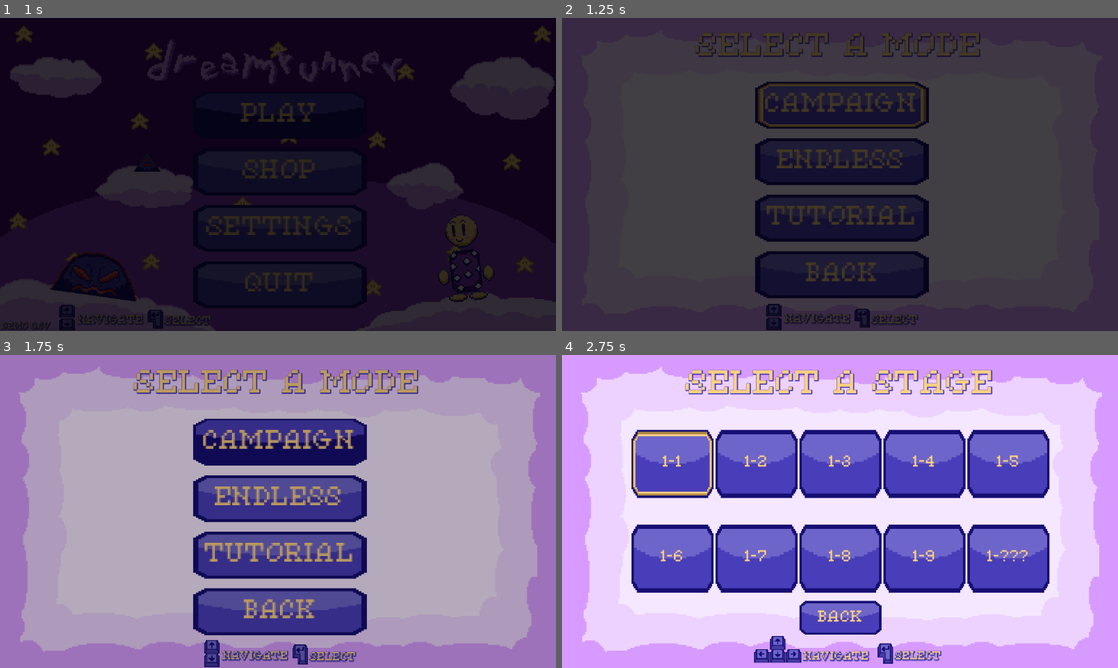
Above: before the commit, frames 1-4 (two rows, left to right).
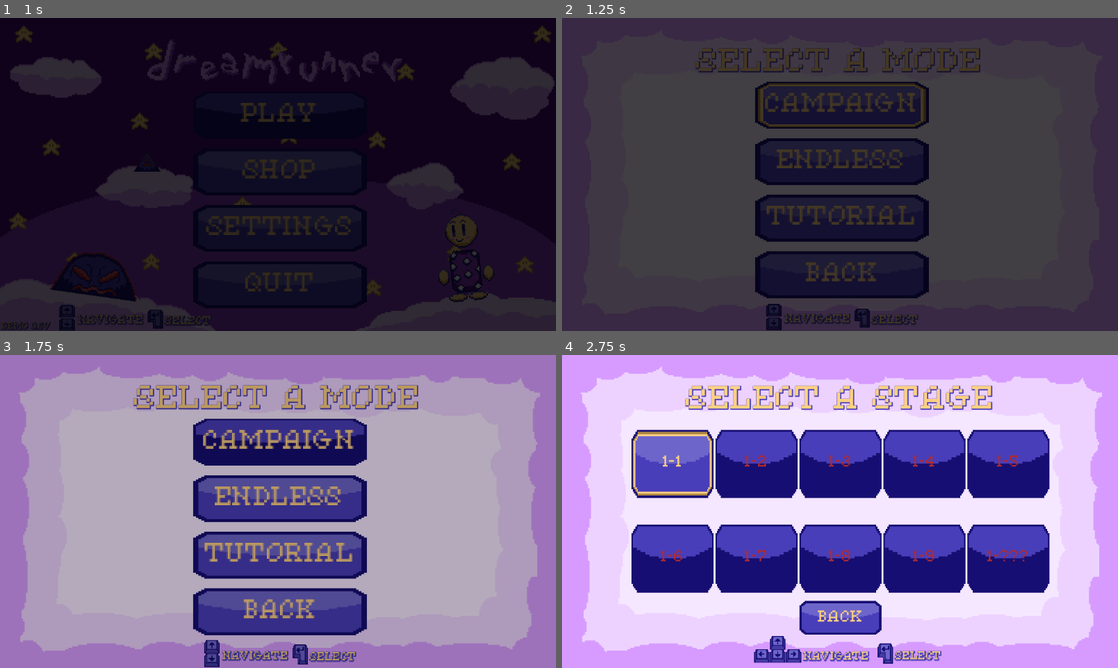
Above: after the commit, the same moments.

Repository: jacio-m/DreamRunner
Game: Godot game, scene res://HUD/main_menu.tscn
Same seed, same stepped clock (60 frames per second), same inputs: the game is played once before the commit and once after it. Sound files missing from this copy of the repository are replaced by a short silence.
Inputs:
- Up to frame 1 (1 s): tap Enter (ui_accept) at 0.5, 0.77 s; hold Right (ui_right) from 0.53 s (still down)
- Up to frame 2 (1.25 s): keep holding Right (ui_right)
- Up to frame 3 (1.75 s): keep holding Right (ui_right); tap Enter (ui_accept) at 1.52 s
- Up to frame 4 (2.75 s): release Right (ui_right) at 2.03 s; hold Left (ui_left) from 2.03 s (still down)

Frame 1 is identical in both runs. In frame 2, 2.8% of the frame differs, in the area x 24-76%, y 4-18%; in frame 3, 3.6%; in frame 4, 29%, in the area x 12-88%, y 4-75%.

Commit message:
Added Enable/Lock Stage Functions
Implemented a function that disables all stage buttons initially. Then, another function checks the game data to verify if the previous stage was cleared, enabling the next one accordingly.

Diff:
--- a/HUD/mode_select.tscn
+++ b/HUD/mode_select.tscn
@@ -87,9 +87,9 @@
 anchor_left = 0.5
 anchor_right = 0.5
 offset_left = -299.0
-offset_top = 31.0
+offset_top = 63.0
 offset_right = 294.0
-offset_bottom = 314.0
+offset_bottom = 346.0
 grow_horizontal = 2
 theme_override_colors/font_color = Color(1, 0.819608, 0.513726, 1)
 theme_override_colors/font_shadow_color = Color(0.282353, 0.243137, 0.72549, 1)
--- a/HUD/stage_selection.tscn
+++ b/HUD/stage_selection.tscn
@@ -36,6 +36,9 @@
 expand_margin_bottom = 45.0
 
 [sub_resource type="StyleBoxTexture" id="StyleBoxTexture_xeov7"]
+texture = ExtResource("4_am3uf")
+expand_margin_top = 45.0
+expand_margin_bottom = 45.0
 
 [sub_resource type="SpriteFrames" id="SpriteFrames_ov6cx"]
 animations = [{
@@ -119,9 +122,9 @@
 anchor_left = 0.5
 anchor_right = 0.5
 offset_left = -320.0
-offset_top = 32.0
+offset_top = 64.0
 offset_right = 320.0
-offset_bottom = 315.0
+offset_bottom = 347.0
 grow_horizontal = 2
 theme_override_colors/font_color = Color(1, 0.819608, 0.513726, 1)
 theme_override_colors/font_shadow_color = Color(0.282353, 0.243137, 0.72549, 1)
@@ -165,6 +168,7 @@
 custom_minimum_size = Vector2(170, 100)
 layout_mode = 2
 mouse_filter = 2
+theme_override_colors/font_disabled_color = Color(0.698039, 0.164706, 0.184314, 1)
 theme_override_colors/font_color = Color(1, 0.819608, 0.513726, 1)
 theme_override_colors/font_focus_color = Color(1, 0.819608, 0.513726, 1)
 theme_override_colors/font_pressed_color = Color(1, 0.819608, 0.513726, 1)
@@ -180,6 +184,7 @@
 custom_minimum_size = Vector2(170, 100)
 layout_mode = 2
 mouse_filter = 2
+theme_override_colors/font_disabled_color = Color(0.698039, 0.164706, 0.184314, 1)
 theme_override_colors/font_color = Color(1, 0.819608, 0.513726, 1)
 theme_override_colors/font_focus_color = Color(1, 0.819608, 0.513726, 1)
 theme_override_colors/font_pressed_color = Color(1, 0.819608, 0.513726, 1)
@@ -195,6 +200,7 @@
 custom_minimum_size = Vector2(170, 100)
 layout_mode = 2
 mouse_filter = 2
+theme_override_colors/font_disabled_color = Color(0.698039, 0.164706, 0.184314, 1)
 theme_override_colors/font_color = Color(1, 0.819608, 0.513726, 1)
 theme_override_colors/font_focus_color = Color(1, 0.819608, 0.513726, 1)
 theme_override_colors/font_pressed_color = Color(1, 0.819608, 0.513726, 1)
@@ -210,6 +216,7 @@
 custom_minimum_size = Vector2(170, 100)
 layout_mode = 2
 mouse_filter = 2
+theme_override_colors/font_disabled_color = Color(0.698039, 0.164706, 0.184314, 1)
 theme_override_colors/font_color = Color(1, 0.819608, 0.513726, 1)
 theme_override_colors/font_focus_color = Color(1, 0.819608, 0.513726, 1)
 theme_override_colors/font_pressed_color = Color(1, 0.819608, 0.513726, 1)
@@ -231,6 +238,7 @@
 custom_minimum_size = Vector2(170, 100)
 layout_mode = 2
 mouse_filter = 2
+theme_override_colors/font_disabled_color = Color(0.698039, 0.164706, 0.184314, 1)
 theme_override_colors/font_color = Color(1, 0.819608, 0.513726, 1)
 theme_override_colors/font_focus_color = Color(1, 0.819608, 0.513726, 1)
 theme_override_colors/font_pressed_color = Color(1, 0.819608, 0.513726, 1)
@@ -246,6 +254,7 @@
 custom_minimum_size = Vector2(170, 100)
 layout_mode = 2
 mouse_filter = 2
+theme_override_colors/font_disabled_color = Color(0.698039, 0.164706, 0.184314, 1)
 theme_override_colors/font_color = Color(1, 0.819608, 0.513726, 1)
 theme_override_colors/font_focus_color = Color(1, 0.819608, 0.513726, 1)
 theme_override_colors/font_pressed_color = Color(1, 0.819608, 0.513726, 1)
@@ -261,6 +270,7 @@
 custom_minimum_size = Vector2(170, 100)
 layout_mode = 2
 mouse_filter = 2
+theme_override_colors/font_disabled_color = Color(0.698039, 0.164706, 0.184314, 1)
 theme_override_colors/font_color = Color(1, 0.819608, 0.513726, 1)
 theme_override_colors/font_focus_color = Color(1, 0.819608, 0.513726, 1)
 theme_override_colors/font_pressed_color = Color(1, 0.819608, 0.513726, 1)
@@ -276,6 +286,7 @@
 custom_minimum_size = Vector2(170, 100)
 layout_mode = 2
 mouse_filter = 2
+theme_override_colors/font_disabled_color = Color(0.698039, 0.164706, 0.184314, 1)
 theme_override_colors/font_color = Color(1, 0.819608, 0.513726, 1)
 theme_override_colors/font_focus_color = Color(1, 0.819608, 0.513726, 1)
 theme_override_colors/font_pressed_color = Color(1, 0.819608, 0.513726, 1)
@@ -291,6 +302,7 @@
 custom_minimum_size = Vector2(170, 100)
 layout_mode = 2
 mouse_filter = 2
+theme_override_colors/font_disabled_color = Color(0.698039, 0.164706, 0.184314, 1)
 theme_override_colors/font_color = Color(1, 0.819608, 0.513726, 1)
 theme_override_colors/font_focus_color = Color(1, 0.819608, 0.513726, 1)
 theme_override_colors/font_pressed_color = Color(1, 0.819608, 0.513726, 1)
--- a/HUD/stage_selection_container.gd
+++ b/HUD/stage_selection_container.gd
@@ -8,6 +8,8 @@
 	$"../NavigateLabel/RightKey".play()
 	$"UpRow/1-1".grab_focus()
 	$Back/BackButton.pressed.connect(back)
+	lock_stages()
+	enable_stages()
 
 func back():
 	MusicManager.play_SFX("res://Sounds/entersound.ogg")
@@ -17,6 +19,37 @@
 	$Back/BackButton.add_theme_stylebox_override("normal", pressed_style)
 	FadeAnimation.fade_to_scene("res://HUD/mode_select.tscn")
 
+func lock_stages():
+	$"UpRow/1-2".disabled = true
+	$"UpRow/1-3".disabled = true
+	$"UpRow/1-4".disabled = true
+	$"UpRow/1-5".disabled = true
+	$"DownRow/1-6".disabled = true
+	$"DownRow/1-7".disabled = true
+	$"DownRow/1-8".disabled = true
+	$"DownRow/1-9".disabled = true
+	$"DownRow/1-?".disabled = true
+
+func enable_stages():
+	if GameData.stage_1_1_clear == true:
+		$"UpRow/1-2".disabled = false
+	if GameData.stage_1_2_clear == true:
+		$"UpRow/1-3".disabled = false
+	if GameData.stage_1_3_clear == true:
+		$"UpRow/1-4".disabled = false
+	if GameData.stage_1_4_clear == true:
+		$"UpRow/1-5".disabled = false
+	if GameData.stage_1_5_clear == true:
+		$"DownRow/1-6".disabled = false
+	if GameData.stage_1_6_clear == true:
+		$"DownRow/1-7".disabled = false
+	if GameData.stage_1_7_clear == true:
+		$"DownRow/1-8".disabled = false
+	if GameData.stage_1_8_clear == true:
+		$"DownRow/1-9".disabled = false
+	if GameData.stage_1_9_clear == true:
+		$"DownRow/1-?".disabled = false
+
 func _process(delta):
 	var focused = get_viewport().gui_get_focus_owner()
 	if focused == null or not focused is Button:
--- a/game_data.gd
+++ b/game_data.gd
@@ -4,3 +4,13 @@
 var music_volume: float = 1.0
 var sfx_volume: float = 1.0
 var teddy_bought: bool = false
+var stage_1_1_clear: bool = false
+var stage_1_2_clear: bool = false
+var stage_1_3_clear: bool = false
+var stage_1_4_clear: bool = false
+var stage_1_5_clear: bool = false
+var stage_1_6_clear: bool = false
+var stage_1_7_clear: bool = false
+var stage_1_8_clear: bool = false
+var stage_1_9_clear: bool = false
+var stage_1_x_clear: bool = false
